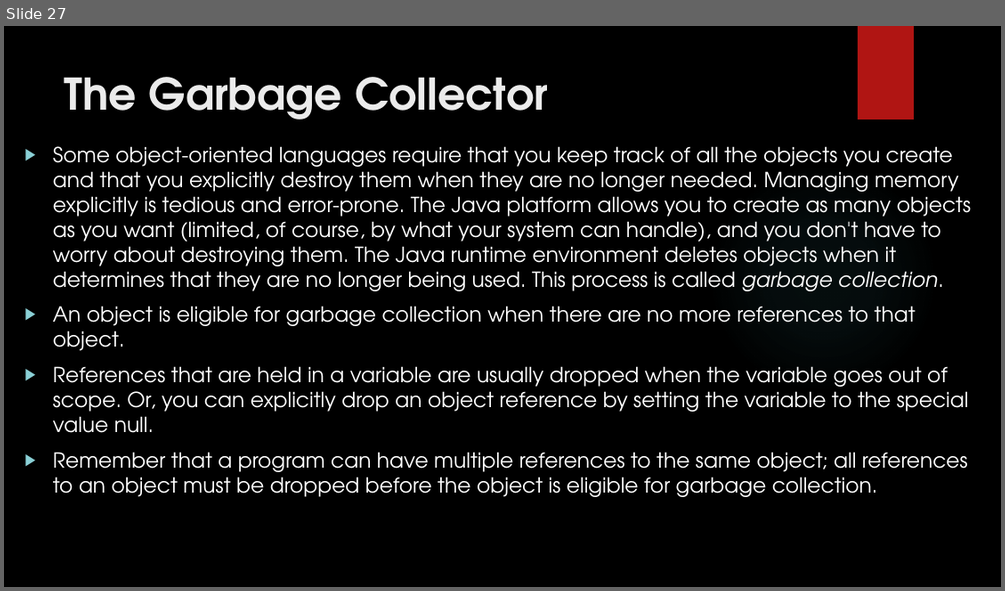
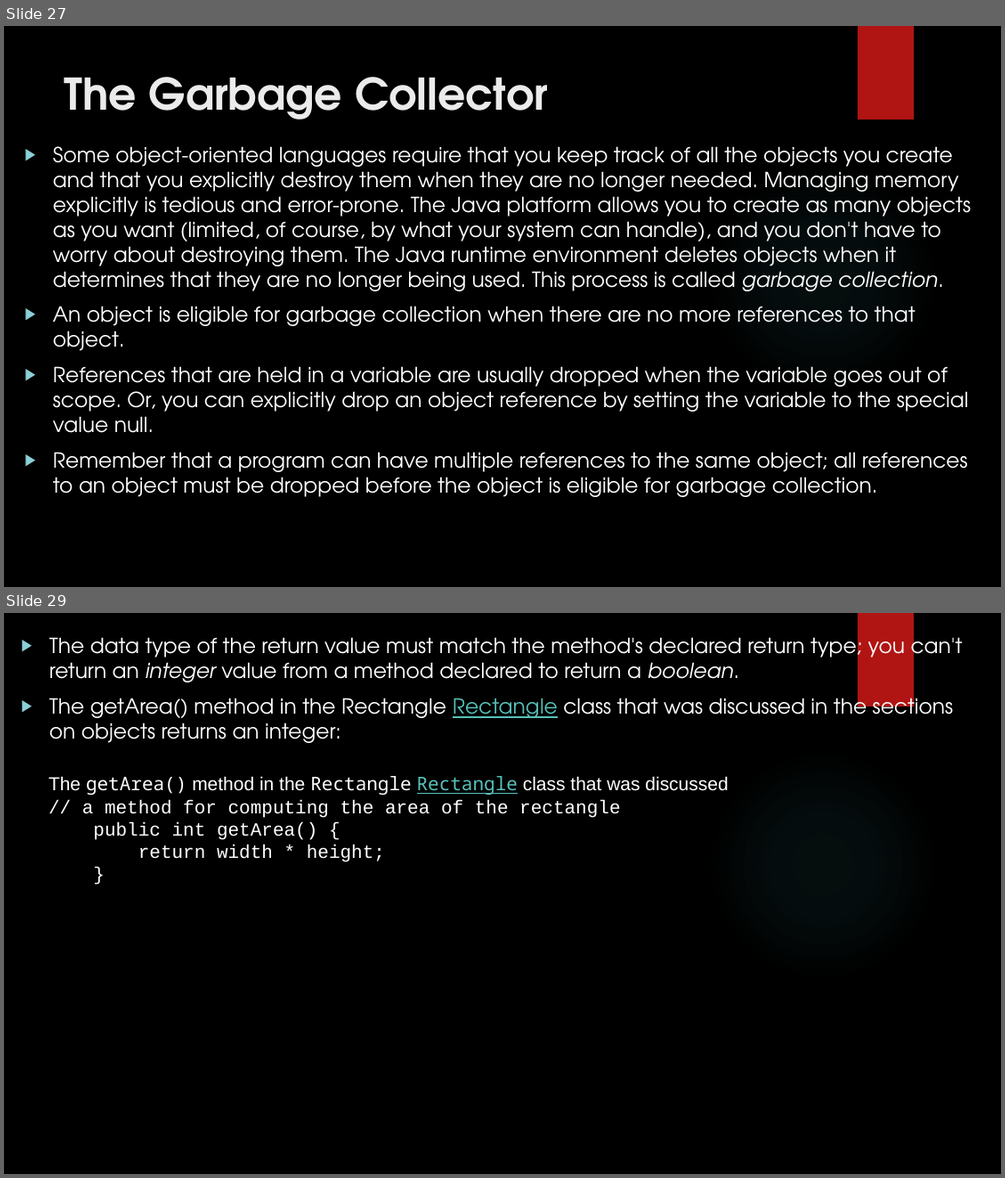
Before and after one commit to sekhar12333/Java_ppts, a slide deck: 04_10_2018/Classes.pptx. Shown one above the other, each under a label of ours: slide 27 before the commit, slides 27 and 29 after it; the slides between them are not shown. The pictures are 1005x591 and 1005x1178 pixels, drawn with LibreOffice and Linux fonts; fonts in the diff are those of the drawing; background and template pictures are left out. Boxes give left, top, right and bottom in pixels: in the first picture for what was removed or moved away, otherwise in the second. Text is boxed around its words. In the diff, an @@ line names an element or a change of style, - is before the commit and + after.

```diff
--- a/04_10_2018/Classes.pptx
+++ b/04_10_2018/Classes.pptx
@@ slide 29 added at [4, 613, 1001, 1174], background picture (left out); not listed: 2 template elements that a slide beside it also shows @@
@@ text added at [49, 632, 963, 743], 20 pt, text #FFFFFF @@
+▶ The data type of the return value must match the method's declared return type; you can't return an integer value from a method declared to return a boolean.
+▶ The getArea() method in the Rectangle Rectangle class that was discussed in the sections on objects returns an integer:
@@ text added at [48, 776, 728, 862], 18 pt, text #FFFFFF @@
+The getArea() method in the Rectangle Rectangle class that was discussed
+// a method for computing the area of the rectangle
+public int getArea() {
+return width * height;
+}
```
Also in this commit, not shown: 26 other slides added.
